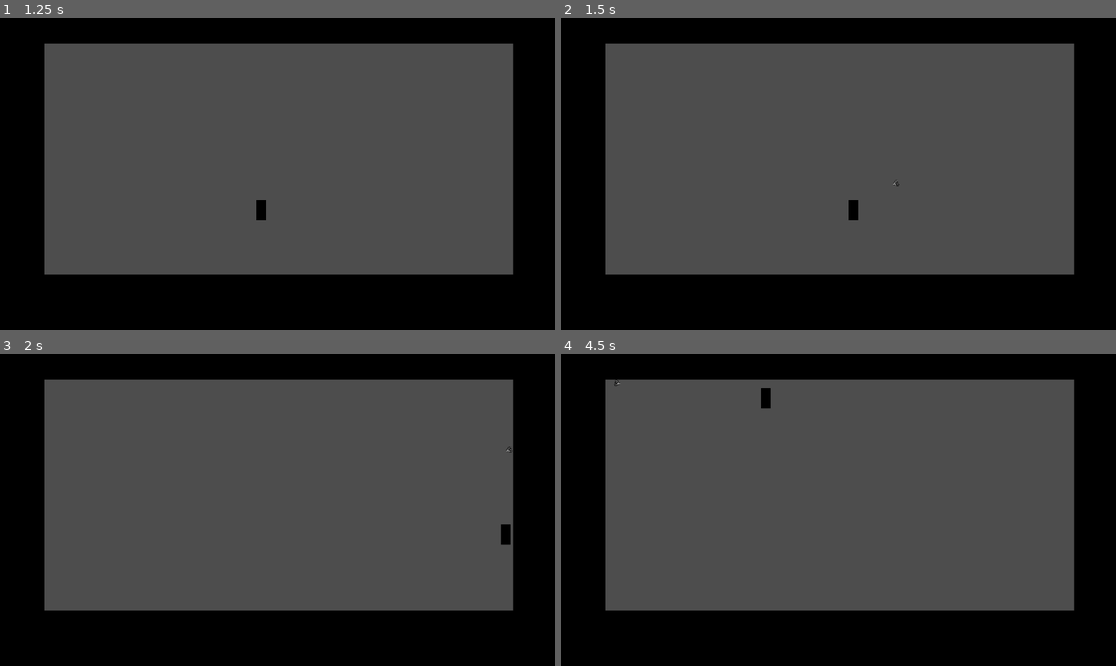
Above: before the commit, frames 1-4 (two rows, left to right).
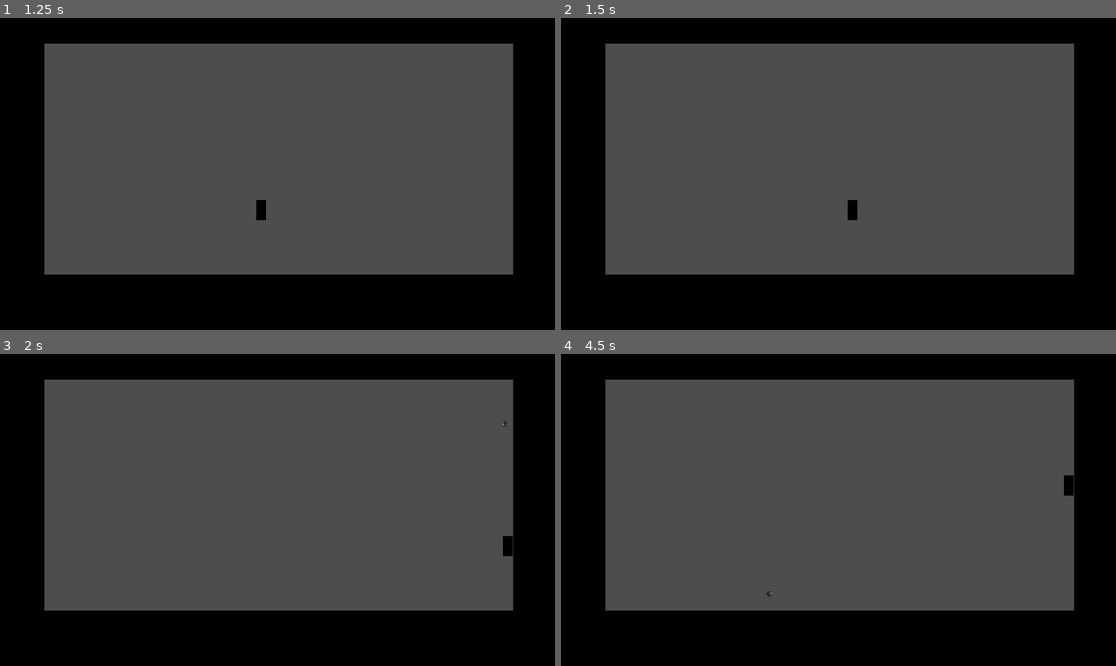
Above: after the commit, the same moments.

Repository: EightLimbed/Swordfighting-Game
Game: Godot game, scene res://Scenes/main.tscn
The game is run twice, just before and just after one commit, with the same random seed, the same clock (stepped at 60 frames per second) and the same inputs.
Inputs (mouse positions are in pixels of both pictures, inside the frame that each line leads up to):
- Up to frame 1 (1.25 s): click (216, 186) at 0.5 s
- Up to frame 2 (1.5 s): tap Enter (ui_accept) at 1.25 s; move the mouse to (960, 158) at 1.27 s; hold Right (ui_right) from 1.28 s (still down); click (960, 158) at 1.35 s
- Up to frame 3 (2 s): keep holding Right (ui_right); tap Enter (ui_accept) at 1.52, 1.82 s; tap Space (SPACE, bound only after the commit) at 1.55 s
- Up to frame 4 (4.5 s): move the mouse to (727, 525) at 2.02 s; tap Space (SPACE, bound only after the commit) at 2.1, 3.8, 4.35 s; tap Enter (ui_accept) at 2.27, 2.3, 2.57, 2.85, 3.77, 4.07 s; move the mouse to (894, 441) at 2.77 s; release Right (ui_right) at 2.78 s; hold Left (ui_left) 2.78-3.53 s; click (894, 441) at 3.05 s; move the mouse to (810, 572) at 3.52 s; hold Right (ui_right) from 3.53 s (still down); click (810, 572) at 3.6 s; move the mouse to (1005, 556) at 4.27 s

Frame 1 is identical in both runs. In frame 2, less than 0.1% of the frame differs, in the area x 51-61%, y 51-65%; in frame 3, 0.2%; in frame 4, 0.3%, in the area x 9-93%, y 8-79%.

Commit message:
replace left click with space bar for fork activation

Diff:
--- a/Sword Fighting Game/project.godot
+++ b/Sword Fighting Game/project.godot
@@ -22,6 +22,11 @@
 "events": [Object(InputEventMouseButton,"resource_local_to_scene":false,"resource_name":"","device":-1,"window_id":0,"a …(253 unchanged characters)…
 ]
 }
+SPACE={
+"deadzone": 0.5,
+"events": [Object(InputEventKey,"resource_local_to_scene":false,"resource_name":"","device":0,"window_id":0,"alt_pressed":false,"shift_pressed":false,"ctrl_pressed":false,"meta_pressed":false,"pressed":false,"keycode":0,"physical_keycode":32,"key_label":0,"unicode":0,"echo":false,"script":null)
+]
+}
 
 [physics]
 
--- a/Sword Fighting Game/src/Player.gd
+++ b/Sword Fighting Game/src/Player.gd
@@ -30,7 +30,7 @@
 		velocity.y += gravity * delta
 
 func do_fork() -> void:
-	if Input.is_action_just_pressed("LEFT_MOUSE"):
+	if Input.is_action_just_pressed("SPACE"):
 		if fork == null:
 			fork = FORK.instantiate()
 			var to_mouse = Vector2(get_global_mouse_position().x - position.x, get_global_mouse_position().y - position.y).normalized()
@@ -55,7 +55,7 @@
 		velocity = velocity * DAMPER if colliding() else velocity * AIR_DAMPER
 
 func jump() -> void:
-	if Input.is_action_just_pressed("ui_accept") and colliding():
+	if Input.is_action_just_pressed("SPACE") and colliding():
 		var diff = Vector2(get_global_mouse_position().x - position.x, get_global_mouse_position().y - position.y)
 		velocity = diff.normalized() * JUMP_VELOCITY
 
